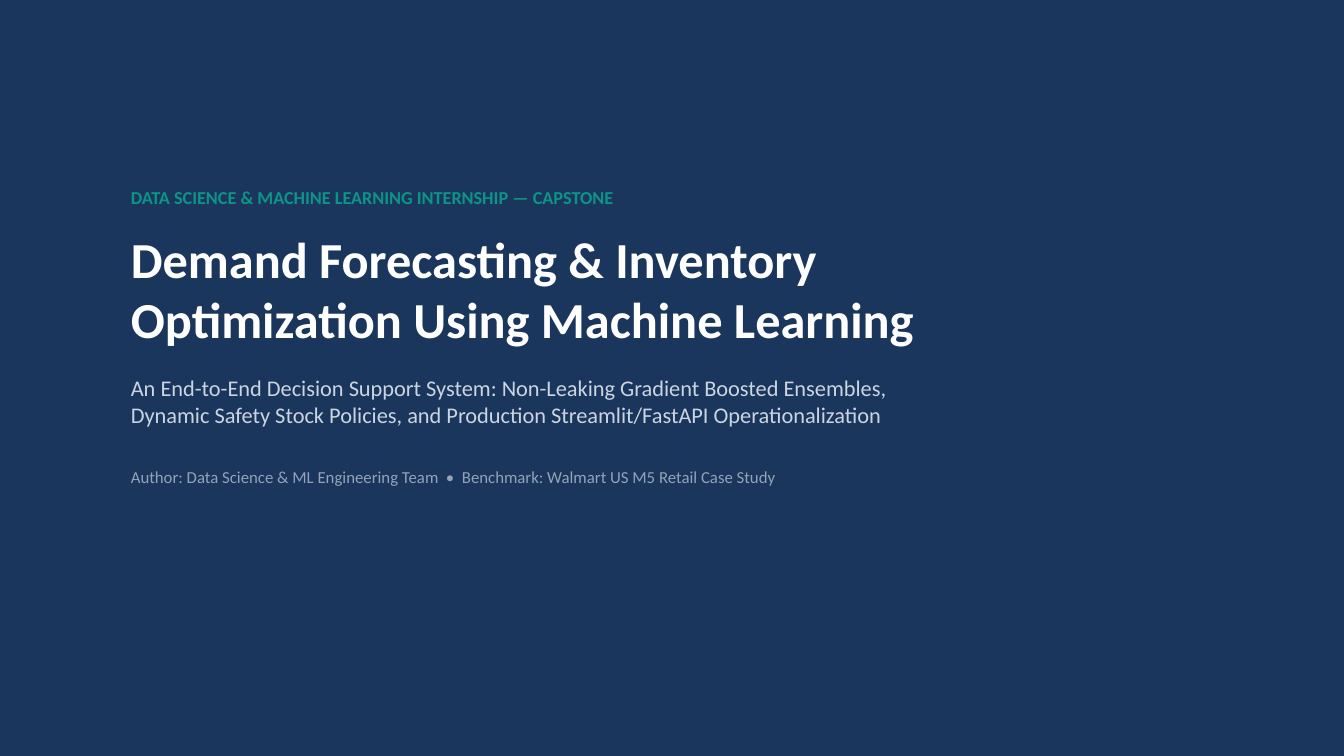
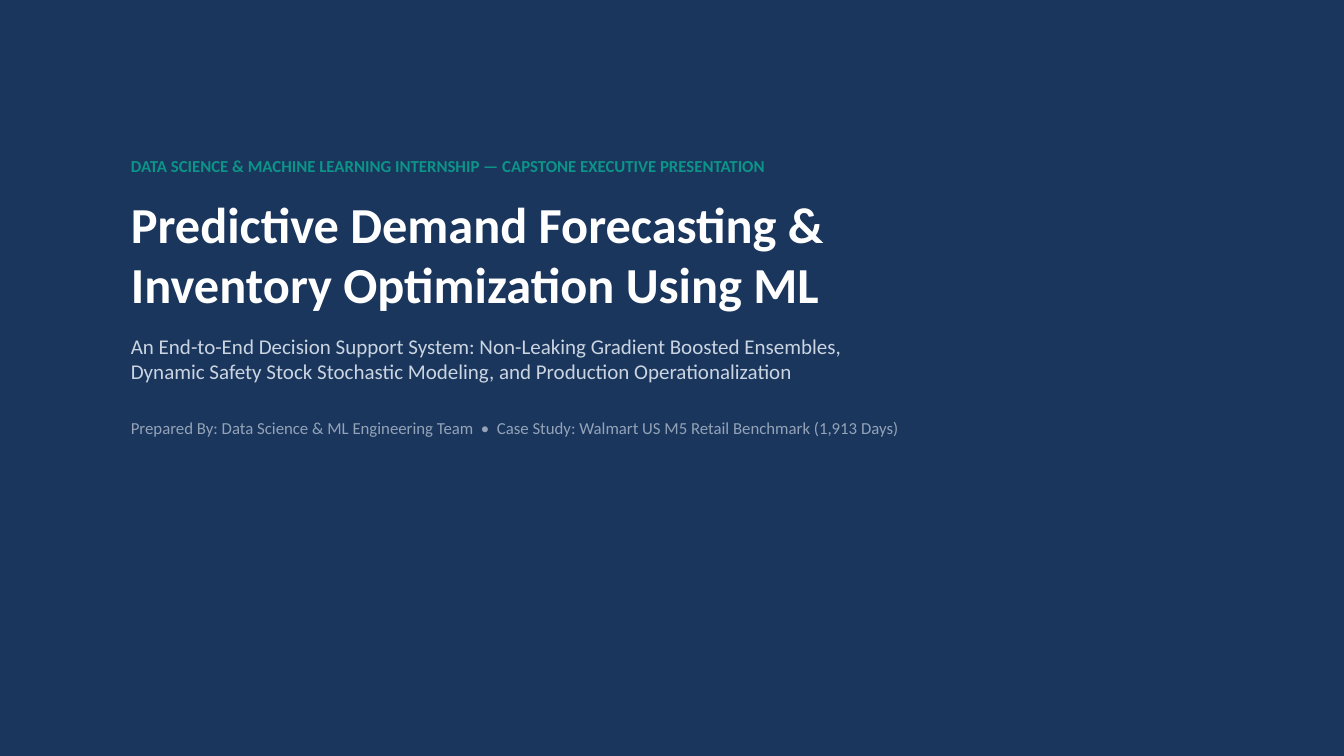
Before and after one commit to Pranav-2910/Demand-Forecasting-Inventory-Optimization-Using-Machine-Learning, a slide deck: slide 1 of Week 4/final_presentation.pptx. Drawn at 1344x756 pixels with LibreOffice and Linux fonts; fonts in the diff are those of the drawing. Boxes give left, top, right and bottom in pixels: in the first picture for what was removed or moved away, otherwise in the second. Text is boxed around its words. In the diff, an @@ line names an element or a change of style, - is before the commit and + after.

Commit message:
Add formal 11-page PDF analytical report, enhanced executive 14-slide presentation deck with numerical observations, and updated documentation

```diff
--- a/Week 4/final_presentation.pptx
+++ b/Week 4/final_presentation.pptx
@@ text at bbox=[131, 161, 898, 437]: text changed; size 16 to 12 pt @@
-DATA SCIENCE & MACHINE LEARNING INTERNSHIP — CAPSTONE
-Demand Forecasting & Inventory
-Optimization Using Machine Learning
-An End-to-End Decision Support System: Non-Leaking Gradient Boosted Ensembles,
-Dynamic Safety Stock Policies, and Production Streamlit/FastAPI Operationalization
-Author: Data Science & ML Engineering Team • Benchmark: Walmart US M5 Retail Case Study
+DATA SCIENCE & MACHINE LEARNING INTERNSHIP — CAPSTONE EXECUTIVE PRESENTATION
+Predictive Demand Forecasting &
+Inventory Optimization Using ML
+An End-to-End Decision Support System: Non-Leaking Gradient Boosted Ensembles,
+Dynamic Safety Stock Stochastic Modeling, and Production Operationalization
+Prepared By: Data Science & ML Engineering Team • Case Study: Walmart US M5 Retail Benchmark (1,913 Days)
```
Also in this commit, not shown: 10 other slides changed, 3 slides added, 1 slide removed, 4 other files.
